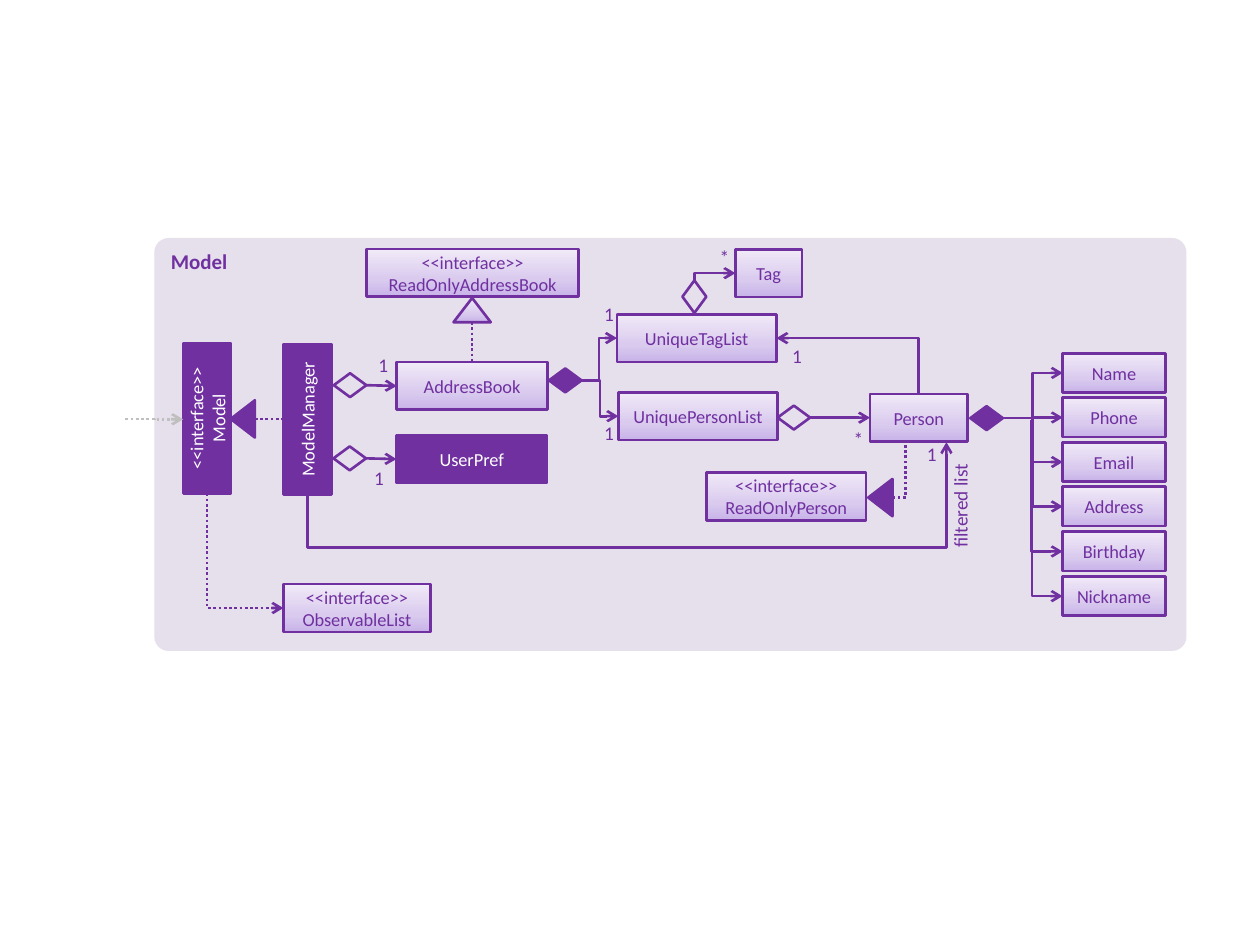
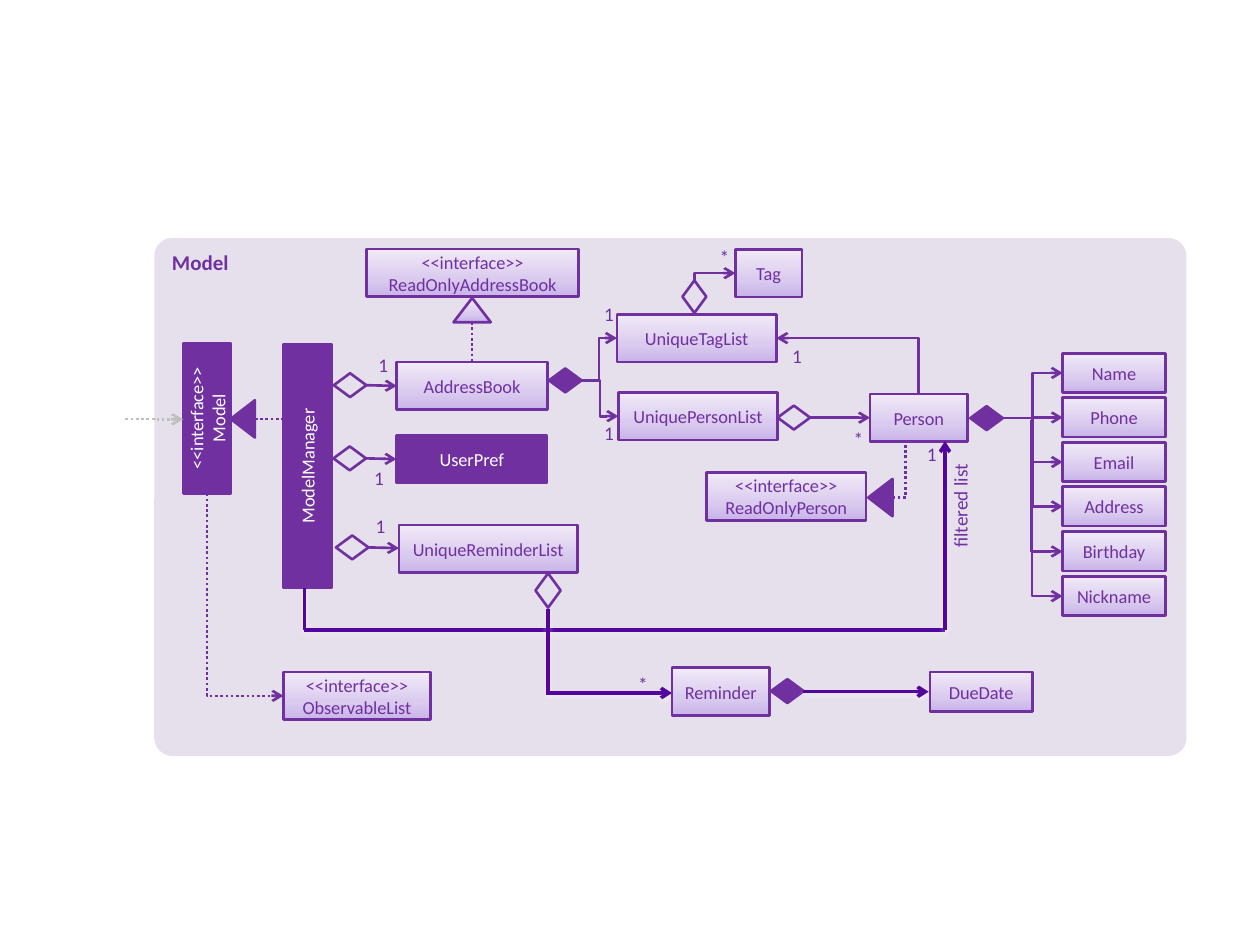
Before and after one commit to tshradheya/main, a slide deck: slide 1 of docs/diagrams/ModelComponentClassDiagram.pptx. Drawn at 1260x945 pixels with LibreOffice and Linux fonts; fonts in the diff are those of the drawing. Boxes give left, top, right and bottom in pixels: in the first picture for what was removed or moved away, otherwise in the second. Text is boxed around its words. In the diff, an @@ line names an element or a change of style, - is before the commit and + after.

Commit message:
Changed the relevant components' diagram. Yet to update the explanation and photo for Reminder implementation.

```diff
--- a/docs/diagrams/ModelComponentClassDiagram.pptx
+++ b/docs/diagrams/ModelComponentClassDiagram.pptx
@@ rounded rectangle "Model": place and size @@
-rounded rectangle "Model" at [154, 238, 1186, 651]
+rounded rectangle "Model" at [154, 238, 1186, 756]
@@ rectangle "ModelManager": place and size @@
-rectangle "ModelManager" at [284, 344, 331, 495]
+rectangle "ModelManager" at [284, 344, 331, 588]
@@ elbow arrow removed from (307, 494) to (946, 442) @@
@@ arrow added from (945, 630) to (945, 441), #52069D 2 pt @@
@@ elbow arrow moved from (207, 494) - (284, 609) to (207, 494) - (284, 696) @@
@@ diamond added at [336, 536, 369, 559], outline #7030A0 1.5 pt @@
@@ text added at [376, 520, 386, 533], 11 pt, text #7030A0 @@
+1
@@ rectangle added at [399, 525, 578, 573], fill gradient #C9B5E8 to #D8CBEE to #F0EAF9, outline #7030A0 1.5 pt, 10.5 pt, text #7030A0 @@
+UniqueReminderList
@@ arrow added from (368, 547) to (399, 548), #7030A0 1.5 pt @@
@@ line added from (305, 588) to (305, 630), #52069D 2 pt @@
@@ diamond added at [536, 573, 561, 607], outline #7030A0 1.5 pt @@
@@ line added from (548, 609) to (548, 693), #52069D 2 pt @@
@@ line added from (305, 630) to (945, 630), #52069D 2 pt @@
@@ rectangle "<<interface>> ObservableList": place and size @@
-rectangle "<<interface>> ObservableList" at [284, 585, 431, 633]
+rectangle "<<interface>> ObservableList" at [284, 672, 431, 719]
@@ text added at [630, 672, 656, 697], 11 pt, text #7030A0 @@
+*
@@ rectangle added at [672, 668, 769, 716], fill gradient #C9B5E8 to #D8CBEE to #F0EAF9, outline #7030A0 1.5 pt, 10.5 pt, text #7030A0 @@
+Reminder
@@ diamond added at [771, 679, 804, 703], fill #7030A0, outline #7030A0 1.5 pt @@
@@ rectangle added at [930, 672, 1033, 711], fill gradient #C9B5E8 to #D8CBEE to #F0EAF9, outline #7030A0 1.5 pt, 10.5 pt, text #7030A0 @@
+DueDate
@@ arrow added from (546, 693) to (672, 693), #52069D 2 pt @@
@@ arrow added from (803, 692) to (929, 692), #52069D 2 pt @@
```
Also in this commit, not shown: 4 other files.
